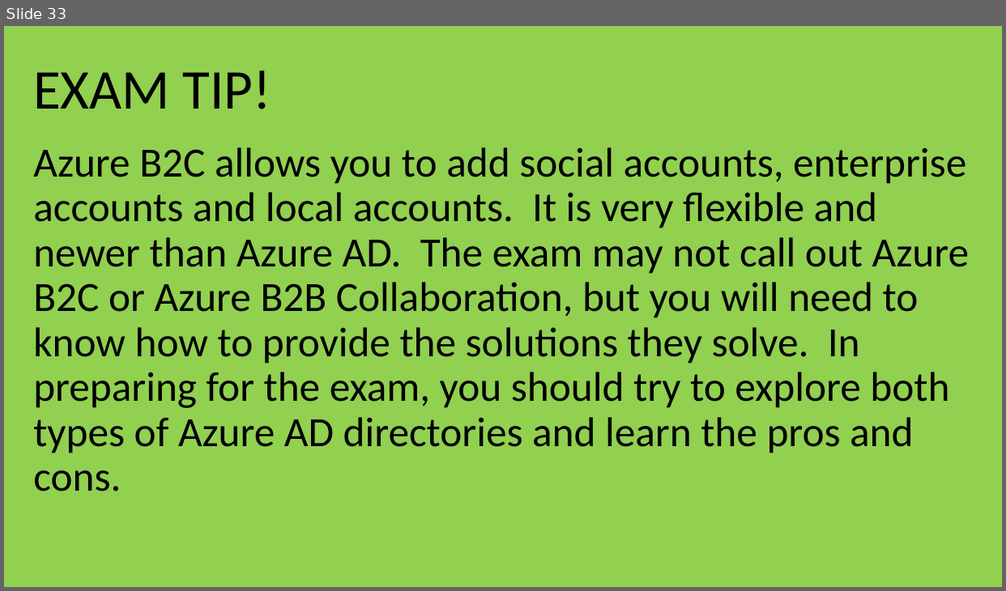
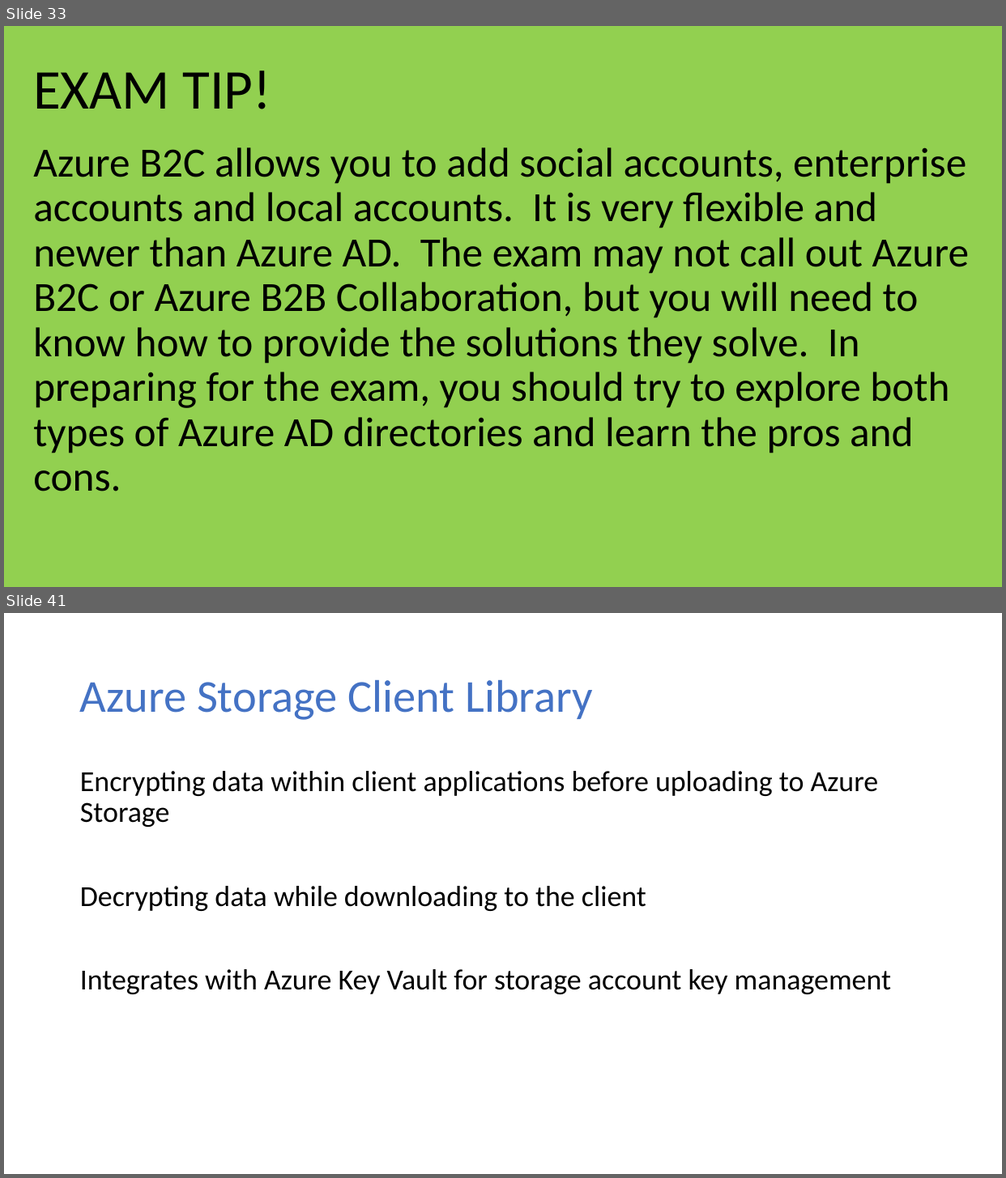
Before and after one commit to dstolts/70-534, a slide deck: Presentations/70-534-Combined-SecuritySlides.pptx. Shown one above the other, each under a label of ours: slide 33 before the commit, slides 33 and 41 after it; the slides between them are not shown. The pictures are 1006x591 and 1006x1178 pixels, drawn with LibreOffice and Linux fonts; fonts in the diff are those of the drawing. Boxes give left, top, right and bottom in pixels: in the first picture for what was removed or moved away, otherwise in the second. Text is boxed around its words. In the diff, an @@ line names an element or a change of style, - is before the commit and + after.

Commit message:
Data Security Content

```diff
--- a/Presentations/70-534-Combined-SecuritySlides.pptx
+++ b/Presentations/70-534-Combined-SecuritySlides.pptx
@@ slide 41 added at <box>4,613,1002,1174</box>, background #FFFFFF @@
@@ title added at <box>80,680,592,720</box>, 44 pt, text #4472C4 @@
+Azure Storage Client Library
@@ text added at <box>80,771,891,995</box>, 28 pt, text #000000 @@
+Encrypting data within client applications before uploading to Azure Storage
+Decrypting data while downloading to the client
+Integrates with Azure Key Vault for storage account key management
```
Also in this commit, not shown: 8 other slides added.
